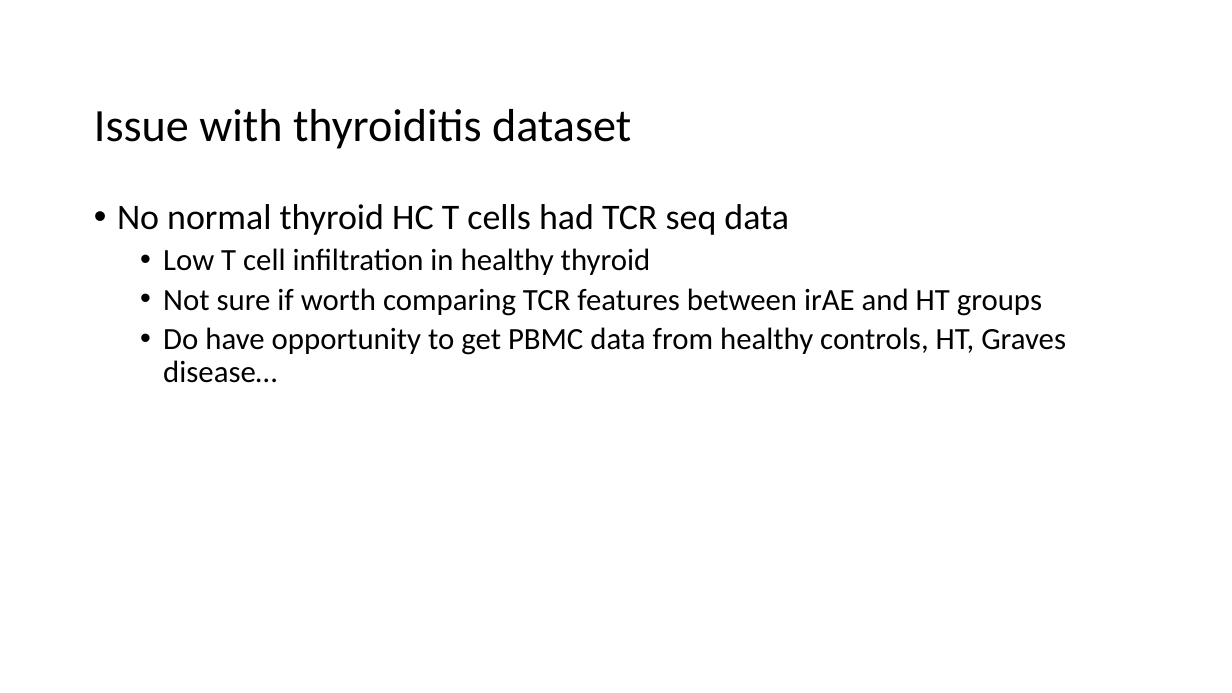
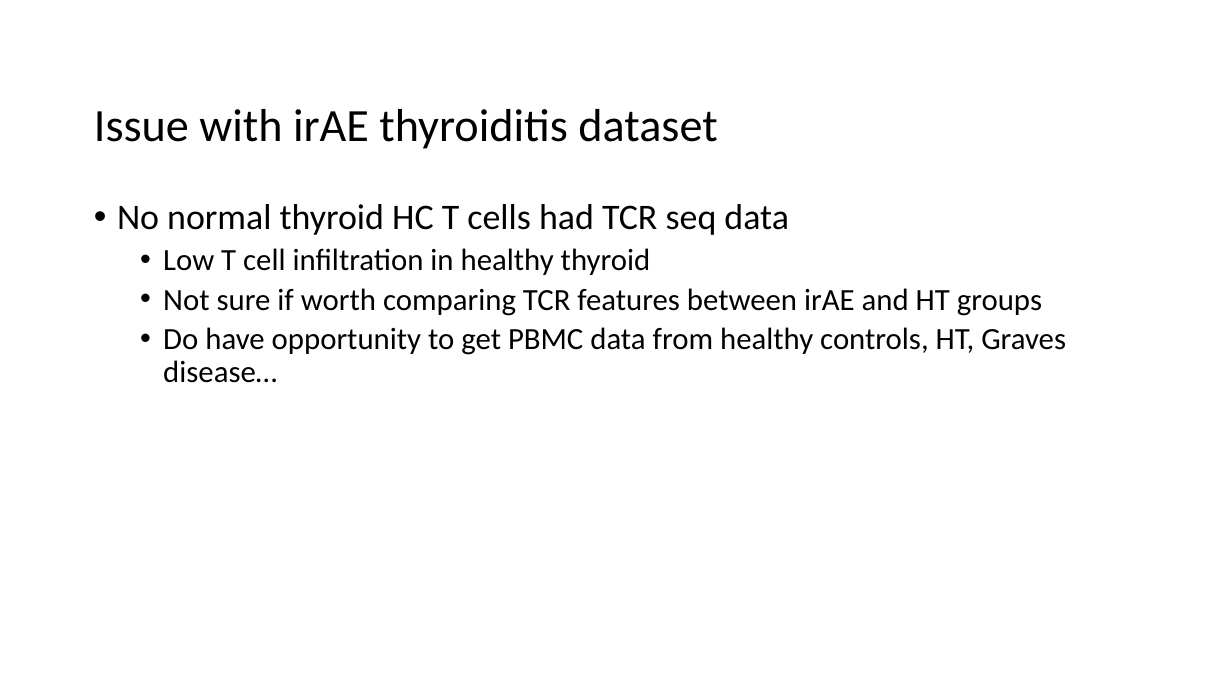
Before and after one commit to tybottorff/bottorffdocs, a slide deck: slide 10 of linsley_postdoc/presentations/weekly_meetings/12_14_23.pptx (slide 9 before the commit). Drawn at 1232x693 pixels with LibreOffice and Linux fonts; fonts in the diff are those of the drawing. Boxes give left, top, right and bottom in pixels: in the first picture for what was removed or moved away, otherwise in the second. Text is boxed around its words. In the diff, an @@ line names an element or a change of style, - is before the commit and + after.

```diff
--- a/linsley_postdoc/presentations/weekly_meetings/12_14_23.pptx
+++ b/linsley_postdoc/presentations/weekly_meetings/12_14_23.pptx
@@ title at [94,109,717,149]: text changed @@
-Issue with thyroiditis dataset
+Issue with irAE thyroiditis dataset
```
Also in this commit, not shown: 3 other slides changed, 1 slide added, 1 other file.
